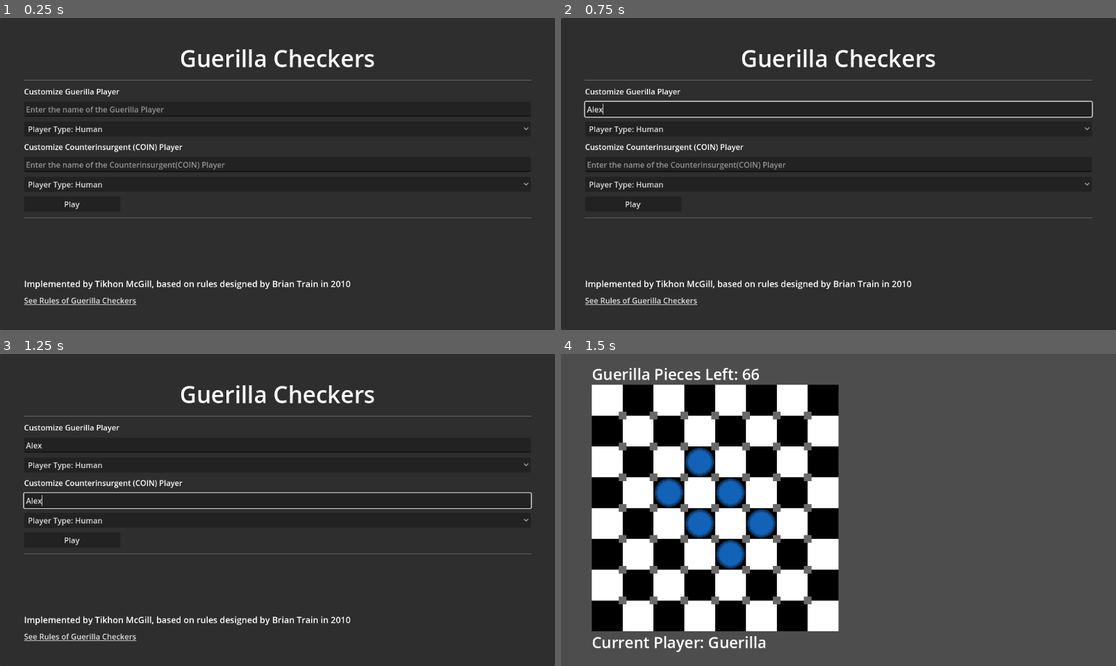
Above: before the commit, frames 1-4 (two rows, left to right).
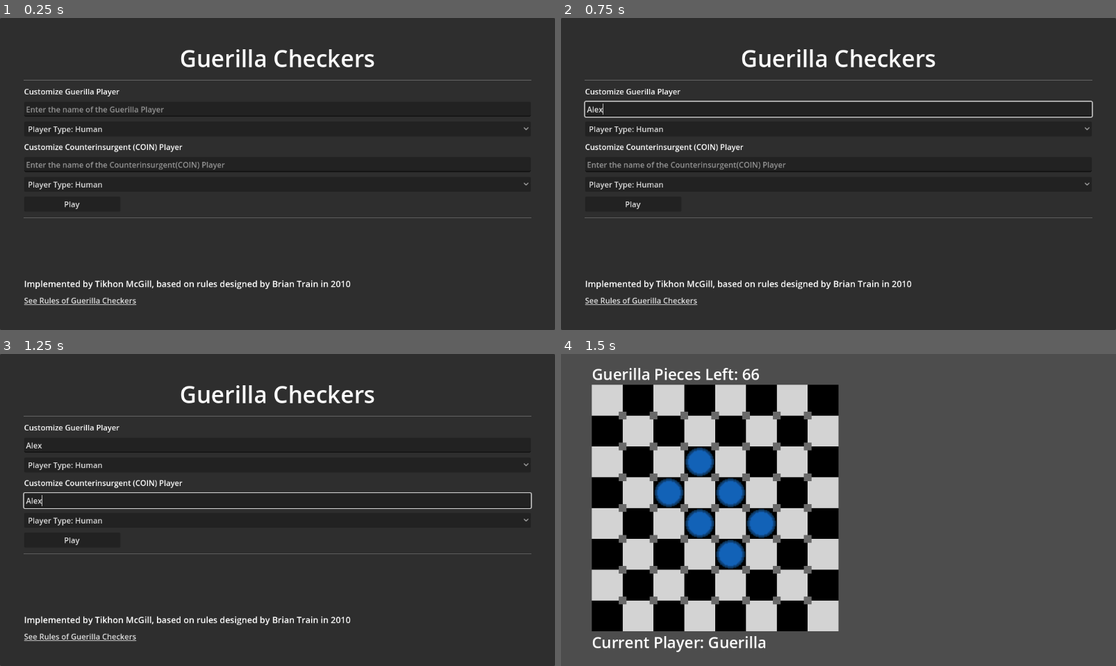
Above: after the commit, the same moments.

Repository: TikhonMcGill/guerilla-checkers
Game: Godot game, scene res://assets/scenes/main_menu/main_menu.tscn
Same seed, same stepped clock (60 frames per second), same inputs: the game is played once before the commit and once after it.
Inputs (mouse positions are in pixels of both pictures, inside the frame that each line leads up to):
- Up to frame 1 (0.25 s): no input
- Up to frame 2 (0.75 s): click (838, 108) at 0.52 s; type "Alex" at 0.6 s
- Up to frame 3 (1.25 s): click (277, 500) at 0.75 s; type "Alex" at 0.83 s
- Up to frame 4 (1.5 s): click "Play" at 1.25 s

Frames 1-3 are identical in both runs. In frame 4, 17% of the frame differs, in the area x 5-50%, y 9-89%.

Commit message:
Choose better guerilla & tile colors for contrast

Diff:
--- a/assets/scenes/game_board/game_board.gd
+++ b/assets/scenes/game_board/game_board.gd
@@ -11,12 +11,12 @@
 signal mouse_over_tile(tile : Tile)
 signal mouse_over_corner(corner : Corner)
 
-@export_color_no_alpha var tile_color_1 = Color.WHITE
+@export_color_no_alpha var tile_color_1 = Color.LIGHT_GRAY
 @export_color_no_alpha var tile_color_2 = Color.BLACK
 @export_color_no_alpha var corner_color = Color.DIM_GRAY
 
 @export_color_no_alpha var coin_checker_color = Color.DODGER_BLUE
-@export_color_no_alpha var guerilla_piece_color = Color.RED
+@export_color_no_alpha var guerilla_piece_color = Color.ORANGE
 
 @export var tile_size : int = 48
 @export var label_cells : bool = false
